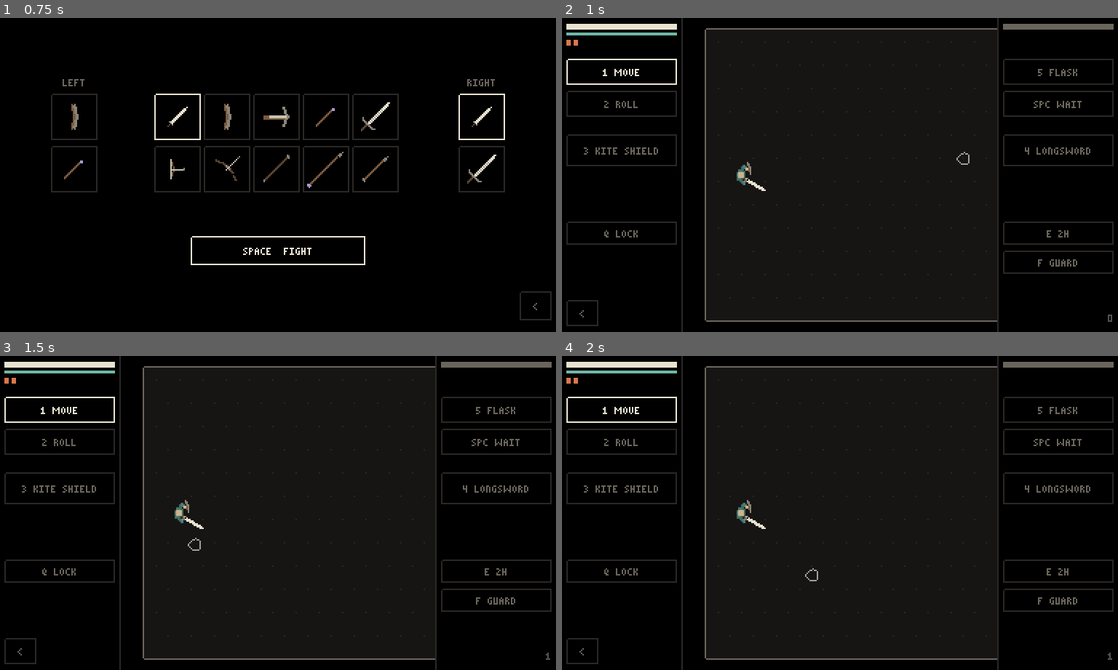
Above: before the commit, frames 1-4 (two rows, left to right).
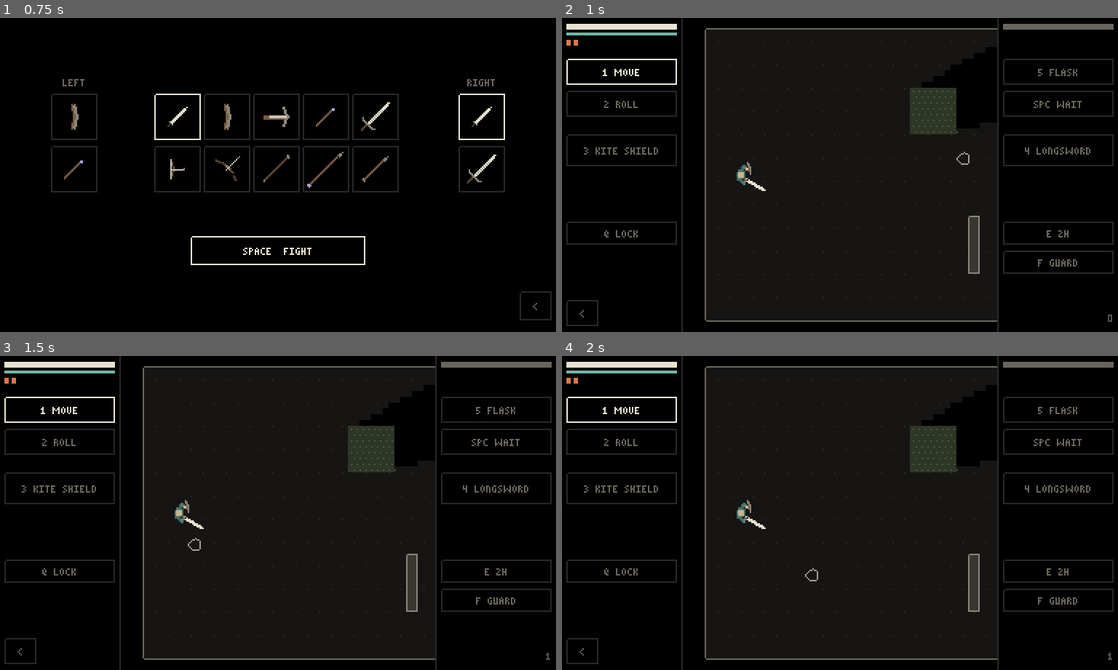
Above: after the commit, the same moments.

Repository: Martin-Hourigan/Pack-hero
Game: Godot game, scene res://scenes/duel.tscn
The game is run twice, just before and just after one commit, with the same random seed, the same clock (stepped at 60 frames per second) and the same inputs.
Inputs (mouse positions are in pixels of both pictures, inside the frame that each line leads up to):
- Up to frame 1 (0.75 s): tap Enter at 0.5 s; move the mouse to (400, 159) at 0.52 s; hold Right from 0.53 s (still down); tap 1 at 0.6 s; click (400, 159) at 0.67 s
- Up to frame 2 (1 s): keep holding Right; tap Space at 0.77 s
- Up to frame 3 (1.5 s): release Right at 1.25 s; tap Space at 1.25 s; drag from (166, 528) to (250, 575) at 1.27 s
- Up to frame 4 (2 s): no input

Frame 1 is identical in both runs. In frame 2, 1.6% of the frame differs, in the area x 62-77%, y 14-82%; in frame 3, 1.6%; in frame 4, 1.6%.

Commit message:
Shrubs and low walls to hide in and behind; enemies see in a cone and turn so far a step

Diff:
--- a/scripts/acts.gd
+++ b/scripts/acts.gd
@@ -73,7 +73,10 @@
 ## the boss door shuts behind him once he's in the boss area (areas[boss])
 ## and stays shut while the knight lives. starts: where the hero begins in
 ## each area (the run starts in the first). pillars: Rect2s that block
-## walking, shots and sight. foes: {k (Acts.FOES), at, a (facing; left if
+## walking, shots and sight. shrubs: Rect2s you can walk through that hide
+## what's in them (shots go through). low walls: Rect2s that block walking;
+## you can see and shoot over them, but they hide whoever's up against
+## the far side. foes: {k (Acts.FOES), at, a (facing; left if
 ## not said)}. All PLACEHOLDER.
 const MAP := {
 	"areas": [Rect2(0, 0, 360, 200), Rect2(420, 0, 420, 260), Rect2(400, 320, 460, 320), Rect2(0, 380, 360, 200)],
@@ -83,6 +86,8 @@
 	"boss": 3,
 	"starts": [Vector2(24, 100), Vector2(444, 100), Vector2(630, 344), Vector2(340, 480)],
 	"pillars": [Rect2(600, 100, 40, 60), Rect2(520, 460, 36, 36), Rect2(700, 380, 36, 80)],
+	"shrubs": [Rect2(140, 40, 32, 32), Rect2(500, 180, 32, 32), Rect2(460, 560, 32, 32)],
+	"low walls": [Rect2(180, 128, 8, 40), Rect2(680, 60, 8, 40), Rect2(580, 360, 8, 40), Rect2(760, 500, 40, 8)],
 	"foes": [{"k": "soldier", "at": Vector2(250, 70)}, {"k": "soldier", "at": Vector2(270, 140)},
 		{"k": "soldier", "at": Vector2(720, 80)}, {"k": "spearman", "at": Vector2(740, 200)},
 		{"k": "archer", "at": Vector2(810, 140)},
@@ -93,6 +98,14 @@
 ## An enemy comes for the hero once it sees him within this (px; or once
 ## hit). PLACEHOLDER.
 const AGGRO := 100.0
+## An enemy sees only within this cone ahead of it (degrees across).
+## PLACEHOLDER.
+const CONE := 120.0
+## From in a shrub you see only this far (px). PLACEHOLDER.
+const SHRUB_SIGHT := 40.0
+## Within this of a low wall (px, past the body), whoever's on the far
+## side can't see you. PLACEHOLDER.
+const LOW_HIDE := 8.0
 ## Line of sight is worked out in squares this many px across.
 const FOG := 4
 
@@ -280,14 +293,14 @@
 ## The enemies. ai: how it chooses (duel.gd _choose): "knight", "melee"
 ## (walk in to `reach` px, centre to centre, and attack; back off if
 ## nearer than `near`), "archer" (keep between `near` and `far` px and
-## shoot). attacks: the ones it picks from. turn: degrees a wind-up step
-## turns it toward the hero. poise / stagger / calm: as the knight's.
+## shoot). attacks: the ones it picks from. turn: degrees it turns at most
+## in a step (walking, winding up, everything). poise / stagger / calm: as the knight's.
 ## An attack's `after`: steps it waits once it's done.
 const KNIGHT := {
 	"ai": "knight", "attacks": ["sweep", "backhand", "overhead"],
 	"walk": 3.0,  # px a step
 	"reach": 40.0,  # px from him to the hero: he attacks from here
-	"turn": 25.0,  # degrees a wind-up step turns him toward the hero
+	"turn": 25.0,  # degrees he turns at most in a step
 	"overhead_cone": 30.0,  # degrees: the hero this near straight ahead
 	"overhead_near": 22.0,  # px: and further than this, he'll chop
 	"backhand_odds": 0.6,  # after a sweep
--- a/scripts/duel.gd
+++ b/scripts/duel.gd
@@ -65,7 +65,11 @@
 const KNIGHT_ROOM := {"area": Acts.ARENA, "start": Vector2(110, 92),
 	"foes": [{"k": "knight", "at": Vector2(270, 92), "a": PI, "aware": true}]}
 ## What a fog square is.
-enum {OPEN, WALL, PILLAR, DOOR}
+enum {OPEN, WALL, PILLAR, DOOR, LOW, SHRUB}
+## What stops sight, a body, a shot (bits of the kinds of square).
+const SIGHT_STOPS := (1 << WALL) | (1 << PILLAR) | (1 << DOOR) | (1 << SHRUB)
+const WALK_STOPS := (1 << WALL) | (1 << PILLAR) | (1 << DOOR) | (1 << LOW)
+const SHOT_STOPS := (1 << WALL) | (1 << PILLAR) | (1 << DOOR)
 const SIDES := [Vector2i(1, 0), Vector2i(-1, 0), Vector2i(0, 1), Vector2i(0, -1)]
 
 var map := {}  # Acts.MAP (or a room like KNIGHT_ROOM: one area)
@@ -73,13 +77,15 @@
 var area := Rect2()  # the box round it all (and a square of wall round that)
 var floors: Array = []  # Rect2s: the areas and halls
 var pillars: Array = []  # Rect2s
+var shrubs: Array = []  # Rect2s
+var low_walls: Array = []  # Rect2s
 var doors: Array = []  # {rect, open, boss, shut (the boss door, shut behind him)}
 var boss_area := Rect2()  # (none: empty)
 var memory := {}  # room_i -> PackedByteArray: the squares (Acts.FOG) seen
 var sight := PackedByteArray()  # the squares seen now
 var fog_size := Vector2i.ZERO  # squares across, down
-var solid := PackedByteArray()  # each square: OPEN, WALL, PILLAR, DOOR (closed)
-var touches := PackedByteArray()  # each square: which sides (bits) are next to a solid one
+var solid := PackedByteArray()  # each square: OPEN, WALL, PILLAR, DOOR (closed), LOW, SHRUB
+var touches := PackedByteArray()  # each square: which sides (bits) are next to one sight stops at
 var paths := AStarGrid2D.new()  # the squares a body's middle can go (room to spare)
 
 
@@ -102,6 +108,8 @@
 		area = area.merge(fl)
 	area = area.grow(Acts.FOG)
 	pillars = map.get("pillars", [])
+	shrubs = map.get("shrubs", [])
+	low_walls = map.get("low walls", [])
 	for dr in map.get("doors", []):
 		doors.append({"rect": dr["rect"], "open": false, "boss": dr.get("boss", false), "shut": false})
 	if map.has("boss"):
@@ -264,7 +272,7 @@
 ## The enemy whose body is at p, give or take `slack` px (null = none).
 func enemy_at(p: Vector2, slack := 4.0) -> Unit:
 	for u in units:
-		if u.side != "enemy" or not u.alive() or not can_see(u.pos):
+		if u.side != "enemy" or not u.alive() or not sees(u):
 			continue
 		for c in u.body():
 			if p.distance_to(c[0]) <= float(c[1]) + slack:
@@ -584,7 +592,7 @@
 	var d := u.pos.distance_to(hero.pos)
 	if d < float(f["near"]):
 		_walk_to(u, -float(f["walk"]))
-	elif d > float(f["far"]) or not los(u.pos, hero.pos):
+	elif d > float(f["far"]) or not los(u.pos, hero.pos, SHOT_STOPS):
 		_walk_to(u, maxf(d - float(f["far"]) + 1.0, float(f["walk"])))
 	else:
 		start_attack(String(f["attacks"][0]), u)
@@ -644,7 +652,7 @@
 		u.calm += 1
 		if u.calm >= int(foe_data(u)["calm"]):
 			u.taken = 0
-		if not u.aware and u.pos.distance_to(hero.pos) <= Acts.AGGRO and los(u.pos, hero.pos):
+		if not u.aware and spots(u):
 			u.aware = true
 		if u.idle():
 			if u.aware:
@@ -719,7 +727,7 @@
 	if walking and foe_starts and String(hero.cur.get("k", "")) == "move":
 		hero.cur = {}
 	_look()
-	if target != null and (not target.alive() or not can_see(target.pos)):
+	if target != null and (not target.alive() or not sees(target)):
 		target = null
 	if hero.hp <= 0:
 		result = "lose"
@@ -748,11 +756,9 @@
 		return
 	var st := current(u)
 	if st.has("face"):
-		u.ang = float(st["face"])
+		u.ang = float(st["face"]) if u == hero else turned(u, u.ang, float(st["face"]))
 	if st.get("track", false) and u != hero:
-		var aim := (hero.pos - u.pos).angle()
-		var most := deg_to_rad(float(foe_data(u)["turn"]))
-		u.ang += clampf(angle_difference(u.ang, aim), -most, most)
+		u.ang = turned(u, u.ang, (hero.pos - u.pos).angle())
 	if st.has("to"):
 		_walk(u, st["to"])
 	if float(st.get("fwd", 0.0)) > 0.0:
@@ -760,6 +766,12 @@
 	if u == hero and target != null and not st.has("clip"):
 		u.ang = (target.pos - u.pos).angle()  # walking, waiting...: facing it
 	u.pose = pose_for(u, st, u.cur)
+
+
+## Enemy u, facing `from`, turned toward `to` as far as it turns in a step.
+func turned(u: Unit, from: float, to: float) -> float:
+	var most := deg_to_rad(float(foe_data(u)["turn"]))
+	return from + clampf(angle_difference(from, to), -most, most)
 
 
 ## Moves u toward `to`, a pixel at a time, sliding along a wall it meets
@@ -784,8 +796,8 @@
 		u.pos = p
 
 
-## Whether u's body fits at p: on the floor, clear of the pillars and
-## closed doors.
+## Whether u's body fits at p: on the floor, clear of the pillars, low
+## walls and closed doors.
 func _in_arena(u: Unit, p: Vector2) -> bool:
 	return fits(_radius(u), p)
 
@@ -796,7 +808,7 @@
 	for i in 8:
 		if not on_floor(p + Vector2.from_angle(i * PI / 4.0) * r):
 			return false
-	for pl in pillars:
+	for pl in pillars + low_walls:
 		if Rect2(pl).grow(r).has_point(p):
 			return false
 	for dr in doors:
@@ -864,6 +876,12 @@
 				for pl in pillars:
 					if Rect2(pl).has_point(c):
 						t = PILLAR
+				for lw in low_walls:
+					if Rect2(lw).has_point(c):
+						t = LOW
+				for sh in shrubs:
+					if Rect2(sh).has_point(c):
+						t = SHRUB
 				for dr in doors:
 					if not dr["open"] and Rect2(dr["rect"]).has_point(c):
 						t = DOOR
@@ -874,7 +892,7 @@
 			var bits := 0
 			for b in 4:
 				var q: Vector2i = Vector2i(x, y) + SIDES[b]
-				if q.x >= 0 and q.y >= 0 and q.x < fog_size.x and q.y < fog_size.y and solid[q.y * fog_size.x + q.x] != OPEN:
+				if q.x >= 0 and q.y >= 0 and q.x < fog_size.x and q.y < fog_size.y and (SIGHT_STOPS >> solid[q.y * fog_size.x + q.x]) & 1:
 					bits |= 1 << b
 			touches[y * fog_size.x + x] = bits
 	paths = AStarGrid2D.new()
@@ -888,7 +906,7 @@
 	for y in fog_size.y:
 		for x in fog_size.x:
 			var t := solid[y * fog_size.x + x]
-			if t == OPEN or (t == DOOR and not _door_at(x, y).get("shut", true)):
+			if t == OPEN or t == SHRUB or (t == DOOR and not _door_at(x, y).get("shut", true)):
 				continue
 			var edge := t != WALL
 			for e in [Vector2i(1, 0), Vector2i(-1, 0), Vector2i(0, 1), Vector2i(0, -1)]:
@@ -920,7 +938,7 @@
 ## of its middle or its sides, with a little to spare).
 func clear(u: Unit, a: Vector2, b: Vector2) -> bool:
 	var side := (b - a).orthogonal().normalized() * (_radius(u) + 2.0)
-	return los(a, b) and los(a + side, b + side) and los(a - side, b - side)
+	return los(a, b, WALK_STOPS) and los(a + side, b + side, WALK_STOPS) and los(a - side, b - side, WALK_STOPS)
 
 
 ## The way u goes to p: corner points ending at p ([] = there's none). A
@@ -966,38 +984,95 @@
 
 # ---------------------------------------------------------------- sight
 
-## Whether a straight line from a to b is clear of walls, pillars and
-## closed doors (the squares it goes through, but a's own).
-func los(a: Vector2, b: Vector2) -> bool:
+## Whether a straight line from a to b is clear of what `stops` (bits of
+## the kinds of square; the squares it goes through, but a's own, and any
+## in the Rect2s `skip`).
+func los(a: Vector2, b: Vector2, stops := SIGHT_STOPS, skip := []) -> bool:
 	var n := ceili(a.distance_to(b) / 2.0)
 	var sa := square(a)
 	for i in range(1, n + 1):
-		var q := square(a.lerp(b, float(i) / n))
-		if q != sa and solid[q.y * fog_size.x + q.x] != OPEN:
+		var pt := a.lerp(b, float(i) / n)
+		var q := square(pt)
+		if q != sa and (stops >> solid[q.y * fog_size.x + q.x]) & 1 and not skip.any(func(r): return Rect2(r).has_point(pt)):
 			return false
 	return true
 
 
-## Whether the hero can see p now.
 ## HIDDEN: the hero is hidden from an enemy that hasn't spotted him yet.
 func hidden_from(u: Unit) -> bool:
 	return u.side == "enemy" and u.alive() and not u.aware
 
 
+## Whether enemy u spots the hero: within aggro range, in the cone ahead
+## of it, and it can see him.
+func spots(u: Unit) -> bool:
+	var v := hero.pos - u.pos
+	if v.length() > Acts.AGGRO or rad_to_deg(absf(angle_difference(u.ang, v.angle()))) > Acts.CONE / 2.0:
+		return false
+	return sees_body(u, hero)
+
+
+## Whether the hero can see enemy u now.
+func sees(u: Unit) -> bool:
+	return can_see(u.pos) and sees_body(hero, u)
+
+
+## Whether a can see b: nothing in the way that hides (walls, pillars,
+## closed doors, shrubs); b not in a shrub, unless a's in it too or
+## touching it; b not up against a low wall between them. From in a
+## shrub, only so far.
+func sees_body(a: Unit, b: Unit) -> bool:
+	var mine := shrub_at(a.pos)
+	if mine.has_area() and a.pos.distance_to(b.pos) > Acts.SHRUB_SIGHT:
+		return false
+	var skip := [mine] if mine.has_area() else []
+	var theirs := shrub_at(b.pos)
+	if theirs.has_area() and theirs != mine:
+		if not theirs.grow(_radius(a) + 1.0).has_point(a.pos):
+			return false
+		skip.append(theirs)
+	for lw in low_walls:
+		var r: Rect2 = lw
+		if r.grow(_radius(b) + Acts.LOW_HIDE).has_point(b.pos) and _crosses(a.pos, b.pos, r):
+			return false
+	return los(a.pos, b.pos, SIGHT_STOPS, skip)
+
+
+## The shrub p is in (an empty Rect2 if none).
+func shrub_at(p: Vector2) -> Rect2:
+	for sh in shrubs:
+		if Rect2(sh).has_point(p):
+			return sh
+	return Rect2()
+
+
+## Whether a straight line from a to b goes through r.
+static func _crosses(a: Vector2, b: Vector2, r: Rect2) -> bool:
+	var n := ceili(a.distance_to(b))
+	for i in n + 1:
+		if r.has_point(a.lerp(b, float(i) / maxi(n, 1))):
+			return true
+	return false
+
+
+## Whether the hero can see p now.
 func can_see(p: Vector2) -> bool:
 	var q := square(p)
 	return sight[q.y * fog_size.x + q.x] == 1
 
 
 ## The squares the hero sees now (a line from him to every edge square,
-## up to the first solid one, which is seen too, as is anything solid
-## next to a square seen); they're remembered.
+## up to the first one sight stops at, which is seen too, as is anything
+## sight stops at next to a square seen; a shrub seen is seen whole); from
+## in a shrub, only so far (and out through it). They're remembered.
 func _look() -> void:
 	var n := fog_size.x * fog_size.y
 	sight.resize(n)
 	sight.fill(0)
 	var seen: PackedByteArray = memory[room_i]
 	var h := square(hero.pos)
+	var mine := shrub_at(hero.pos)
+	var far := Acts.SHRUB_SIGHT / Acts.FOG if mine.has_area() else INF
 	var ends: Array = []
 	for x in fog_size.x:
 		ends.append(Vector2i(x, 0))
@@ -1016,9 +1091,12 @@
 		var err := dx + dy
 		while true:
 			var i := y * fog_size.x + x
+			if Vector2(x - h.x, y - h.y).length() > far:
+				break
 			sight[i] = 1
 			seen[i] = 1
-			if solid[i] != OPEN and Vector2i(x, y) != h:
+			if (SIGHT_STOPS >> solid[i]) & 1 and Vector2i(x, y) != h \
+					and not mine.has_point(area.position + (Vector2(x, y) + Vector2(0.5, 0.5)) * Acts.FOG):
 				break
 			if touches[i] != 0:
 				for b in 4:
@@ -1035,6 +1113,22 @@
 			if e2 <= dx:
 				err += dx
 				y += sy
+	for sh in shrubs:
+		var r: Rect2 = sh
+		var a := square(r.position)
+		var b := square(r.end - Vector2.ONE)
+		var cells: Array = []
+		var any := false
+		for y in range(a.y, b.y + 1):
+			for x in range(a.x, b.x + 1):
+				var i := y * fog_size.x + x
+				if solid[i] == SHRUB:
+					cells.append(i)
+					any = any or sight[i] == 1
+		if any:
+			for i in cells:
+				sight[i] = 1
+				seen[i] = 1
 	memory[room_i] = seen
 
 
@@ -1204,7 +1298,7 @@
 		var a0 := ang
 		var p0 := p
 		if st.has("face"):
-			ang = float(st["face"])
+			ang = float(st["face"]) if u == hero else turned(u, ang, float(st["face"]))
 		if st.has("to"):
 			p = st["to"]
 		p += Vector2.from_angle(ang) * float(st.get("fwd", 0.0))
--- a/scripts/duel_view.gd
+++ b/scripts/duel_view.gd
@@ -1,7 +1,7 @@
 class_name DuelView
 extends Node2D
 ## Draws the world, moved by the camera (main.cam; main sets position):
-## the map (floor, pillars, doors, walls), the fog (never seen: blank; seen
+## the map (floor, pillars, low walls, shrubs, doors, walls), the fog (never seen: blank; seen
 ## before: greyed), the enemies' coming swings (a ghost of the blade at
 ## each step still to come, the ground its hitting steps sweep over, and
 ## the steps left on each), what the hero's tool would do where you aim,
@@ -13,6 +13,12 @@
 
 ## The floor in sight: just lighter than the black it greys back to.
 const FLOOR := Color("#161514")
+## Shrubs (muted green, lighter leaves) and low walls (a lighter block than
+## a pillar). PLACEHOLDER.
+const SHRUB := Color("#2e3626")
+const SHRUB_LEAF := Color("#4c5a3c")
+const LOW_WALL := Color("#3a3732")
+const LOW_EDGE := Color("#8a8478")
 
 var _fog_tex: ImageTexture
 var _fog_key := []  # what the fog texture was made from
@@ -33,7 +39,7 @@
 	_walls(d)
 	_ghosts(d)
 	_preview(d)
-	var order: Array = d.units.filter(func(u): return u.alive() and (u == d.hero or d.can_see(u.pos)))
+	var order: Array = d.units.filter(func(u): return u.alive() and (u == d.hero or d.sees(u)))
 	order.sort_custom(func(a, b): return a.pos.y < b.pos.y)
 	for u in order:
 		_unit(d, u)
@@ -48,8 +54,8 @@
 	_guard(d)
 
 
-## The floor's dots, the pillars and the closed doors (the fog goes over
-## them). The boss door is drawn in a dull red.
+## The floor's dots, the pillars, low walls, shrubs and the closed doors
+## (the fog goes over them). The boss door is drawn in a dull red.
 func _room(d: Duel) -> void:
 	for fl in d.floors:
 		var a: Rect2 = fl
@@ -60,6 +66,15 @@
 	for pl in d.pillars:
 		draw_rect(pl, Pal.DARK)
 		draw_rect(Rect2(pl).grow(-0.5), Pal.DIM, false)
+	for lw in d.low_walls:
+		draw_rect(lw, LOW_WALL)
+		draw_rect(Rect2(lw).grow(-0.5), LOW_EDGE, false)
+	for sh in d.shrubs:
+		var r: Rect2 = sh
+		draw_rect(r, SHRUB)
+		for x in range(int(r.position.x) + 2, int(r.end.x) - 1, 4):
+			for y in range(int(r.position.y) + 2, int(r.end.y) - 1, 4):
+				draw_rect(Rect2(x + ((y / 4) % 2) * 2, y, 1, 1), SHRUB_LEAF)
 	for dr in d.doors:
 		if dr["open"]:
 			continue
@@ -117,7 +132,7 @@
 ## A small health bar over the smaller enemies (seen), once hurt.
 func _foe_bars(d: Duel) -> void:
 	for f in d.foes:
-		if f != d.knight and f.alive() and f.hp < f.max_hp and d.can_see(f.pos):
+		if f != d.knight and f.alive() and f.hp < f.max_hp and d.sees(f):
 			var at := _px(f.pos + Vector2(-5, -11))
 			draw_rect(Rect2(at, Vector2(10, 1)), Pal.DARK)
 			draw_rect(Rect2(at, Vector2(round(10.0 * f.hp / f.max_hp), 1)), Pal.DIM)
@@ -126,7 +141,7 @@
 ## HIDDEN: a shut eye over each enemy (seen) the hero is hidden from.
 func _hidden(d: Duel) -> void:
 	for f in d.foes:
-		if d.hidden_from(f) and d.can_see(f.pos):
+		if d.hidden_from(f) and d.sees(f):
 			var at := _px(f.pos + Vector2(-2, -Duel._radius(f) - 6))
 			draw_rect(Rect2(at, Vector2(1, 1)), Pal.DIM)
 			draw_rect(Rect2(at + Vector2(4, 0), Vector2(1, 1)), Pal.DIM)
@@ -138,7 +153,7 @@
 ## each hitting step the steps left.
 func _ghosts(d: Duel) -> void:
 	for k in d.foes:
-		if k.alive() and d.can_see(k.pos):
+		if k.alive() and d.sees(k):
 			_ghost(d, k)
 
 
@@ -302,7 +317,7 @@
 	var col := Pal.INK.darkened(0.45)
 	var k_at: Array = []
 	for e in d.foes:
-		if e.alive() and d.can_see(e.pos):
+		if e.alive() and d.sees(e):
 			k_at.append_array(e.body())
 	var left := float(sp["range"])
 	for i in ceili(left / float(sp["speed"])):
--- a/tests/duel_checks.gd
+++ b/tests/duel_checks.gd
@@ -446,6 +446,7 @@
 			["seen and near", Vector2(0, -(Acts.AGGRO - 20.0)), true]]:
 		e.pos = behind + k[1]
 		e.aware = false
+		e.ang = (d.hero.pos - e.pos).angle()
 		e.cur = {}
 		_still(d, 1)
 		d.step()
@@ -459,6 +460,7 @@
 		_still(d, 1)
 		d.step()
 	check(e.pos.distance_to(d.hero.pos) < far - 20.0, "an enemy comes round a pillar to you", str(e.pos))
+	_hiding()
 	# What's been seen is remembered after dying; the doors close again.
 	var seen_before := 0
 	for b in d.memory[0]:
@@ -493,6 +495,47 @@
 	_still(d, 1)
 	d.step()
 	check(d.result == "win", "the knight dead: won")
+
+
+## Hiding: the cone, low walls, shrubs; enemies turn so far a step.
+func _hiding() -> void:
+	var m := {"area": Rect2(0, 0, 300, 200), "start": Vector2(40, 100),
+		"shrubs": [Rect2(100, 80, 32, 40)], "low walls": [Rect2(200, 60, 8, 80)],
+		"foes": [{"k": "soldier", "at": Vector2(250, 100), "a": PI}]}
+	var d := Duel.new(1, Acts.HANDS, m)
+	var e: Unit = d.foes[0]
+	d.hero.pos = Vector2(170, 100)
+	check(d.spots(e), "seen over a low wall, away from it")
+	e.ang = 0.0
+	check(not d.spots(e), "behind an enemy, outside its cone: not seen")
+	e.ang = PI
+	d.hero.pos = Vector2(192, 100)
+	check(not d.spots(e), "up against a low wall: hidden")
+	check(not d.fits(Duel._radius(d.hero), Vector2(204, 100)) and d.open_at(Vector2(204, 100)), "a low wall: no walking through, shots go over")
+	check(d.fits(Duel._radius(d.hero), Vector2(116, 100)) and d.open_at(Vector2(116, 100)), "a shrub: walking and shots go through")
+	# In a shrub.
+	d.hero.pos = Vector2(116, 100)
+	e.pos = Vector2(160, 100)
+	check(not d.spots(e), "in a shrub: hidden")
+	e.pos = Vector2(136, 100)
+	check(d.spots(e), "but not from one touching it")
+	d._look()
+	check(d.can_see(Vector2(145, 100)) and not d.can_see(Vector2(180, 100)), "from in a shrub you see only so far")
+	# An enemy in a shrub.
+	e.pos = Vector2(116, 100)
+	d.hero.pos = Vector2(60, 100)
+	d._look()
+	check(not d.sees(e) and d.enemy_at(e.pos) == null, "an enemy in a shrub: hidden, can't be picked")
+	d.hero.pos = Vector2(96, 100)
+	d._look()
+	check(d.sees(e), "touching the shrub: seen")
+	# Turning.
+	e.pos = Vector2(250, 100)
+	e.ang = 0.0
+	e.cur = d._act("walk", [{"ph": "move", "to": e.pos, "face": PI}])
+	_still(d, 1)
+	d.step()
+	check(is_equal_approx(absf(angle_difference(0.0, e.ang)), deg_to_rad(float(Acts.SOLDIER["turn"]))), "an enemy turns only so far a step", str(rad_to_deg(e.ang)))
 
 
 ## Whole fights, the hero pressing light attacks: they end.
Not shown, changed: PLAN.md
